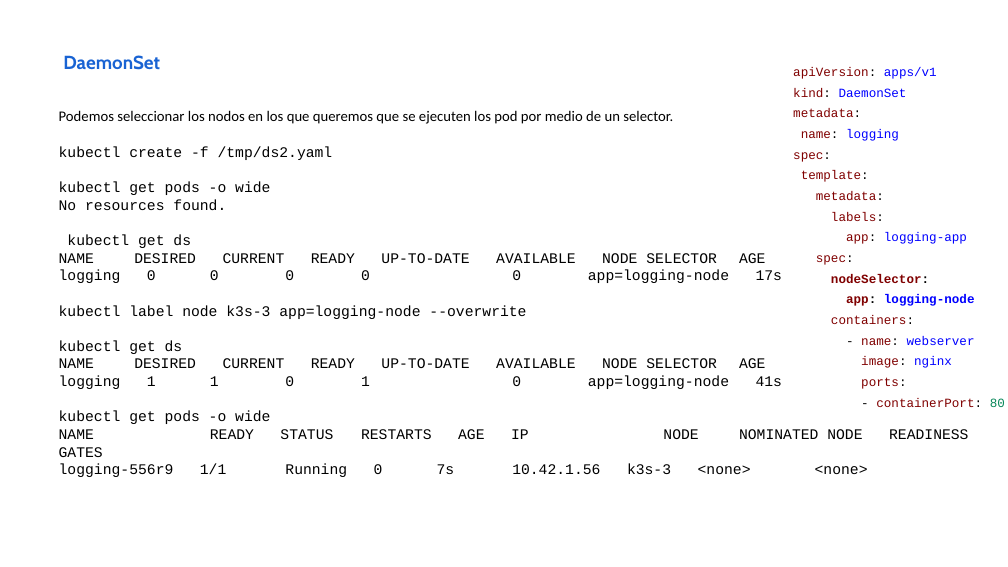
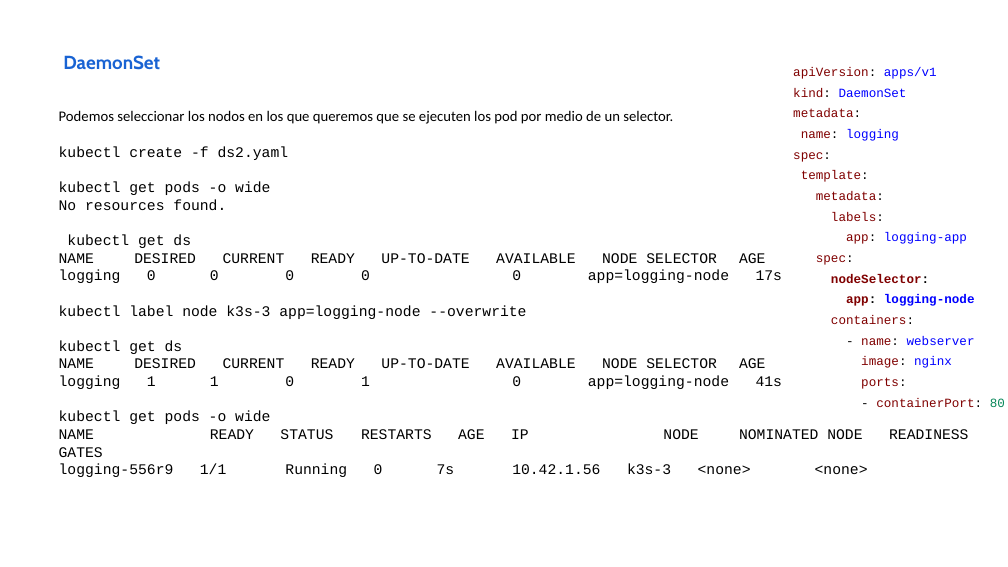
Before and after one commit to iesgn/curso_kubernetes_2020, a slide deck: slide 23 of unidad4/presentacion_unidad4.odp. Drawn at 1008x567 pixels with LibreOffice and Linux fonts; fonts in the diff are those of the drawing. Boxes give left, top, right and bottom in pixels: in the first picture for what was removed or moved away, otherwise in the second. Text is boxed around its words. In the diff, an @@ line names an element or a change of style, - is before the commit and + after.

```diff
--- a/unidad4/presentacion_unidad4.odp
+++ b/unidad4/presentacion_unidad4.odp
@@ text at box(59, 146, 289, 160): text changed @@
-kubectl create -f /tmp/ds2.yaml
+kubectl create -f ds2.yaml
```
Also in this commit, not shown: 3 other slides changed, 1 slide added, 7 other files.
